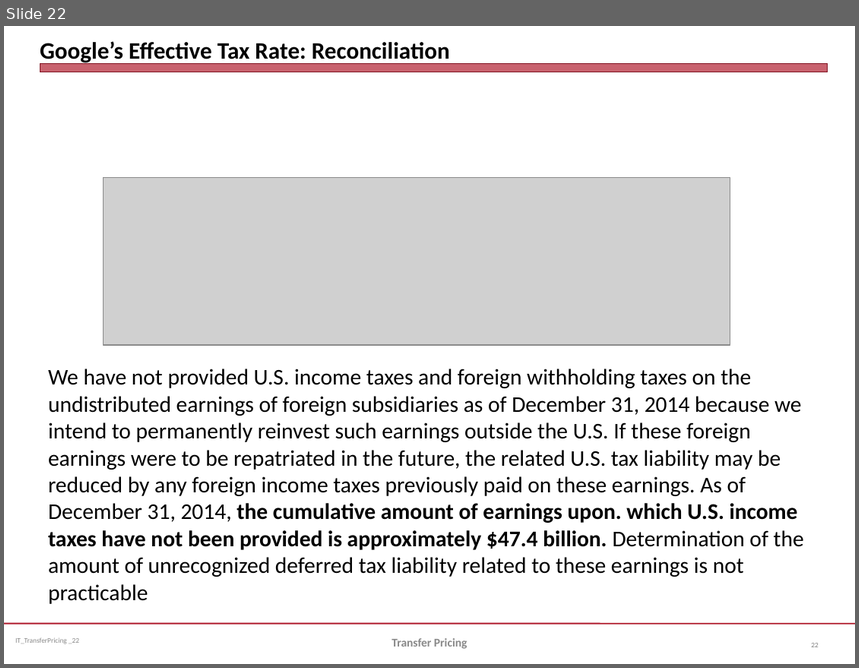
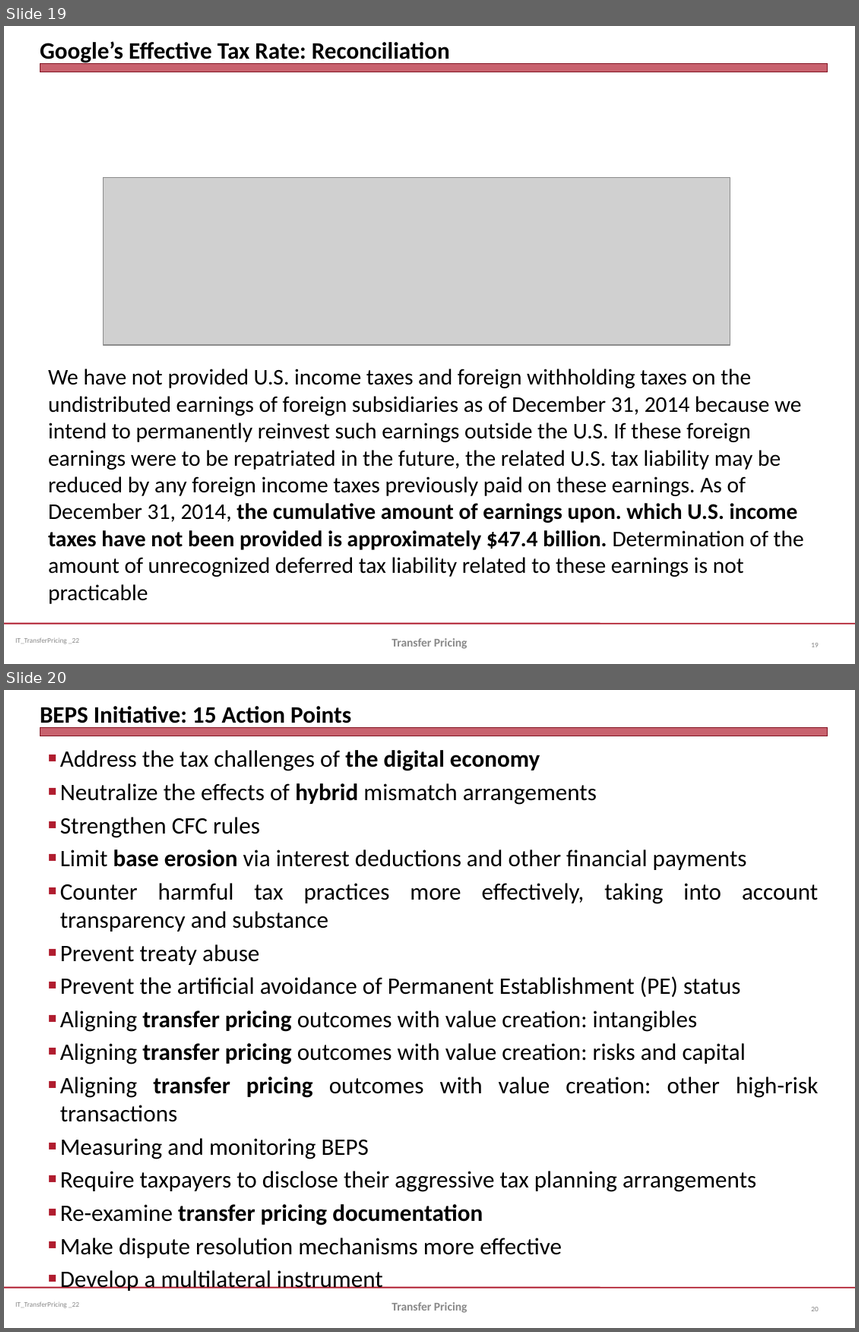
Before and after one commit to jmc877/International-Tax, a slide deck: slides/IT_TransferPricing_2022.pptx. Shown one above the other, each under a label of ours: slide 22 before the commit, slides 19 and 20 after it. The pictures are 859x668 and 859x1332 pixels, drawn with LibreOffice and Linux fonts; fonts in the diff are those of the drawing; grey boxes stand for pictures. Boxes give left, top, right and bottom in pixels: in the first picture for what was removed or moved away, otherwise in the second. Text is boxed around its words. In the diff, an @@ line names an element or a change of style, - is before the commit and + after.

```diff
--- a/slides/IT_TransferPricing_2022.pptx
+++ b/slides/IT_TransferPricing_2022.pptx
@@ slide 20 added at <box>4,690,855,1328</box>, background #FFFFFF; not listed: 3 template elements that a slide beside it also shows @@
@@ title added at <box>40,706,351,729</box>, 20 pt, text #000000, bold @@
+BEPS Initiative: 15 Action Points
@@ text added at <box>60,750,818,1291</box>, 20 pt, text #000000 @@
+■ Address the tax challenges of the digital economy
+■ Neutralize the effects of hybrid mismatch arrangements
+■ Strengthen CFC rules
+■ Limit base erosion via interest deductions and other financial payments
+■ Counter harmful tax practices more effectively, taking into account transparency and substance
+■ Prevent treaty abuse
+■ Prevent the artificial avoidance of Permanent Establishment (PE) status
+■ Aligning transfer pricing outcomes with value creation: intangibles
+■ Aligning transfer pricing outcomes with value creation: risks and capital
+■ Aligning transfer pricing outcomes with value creation: other high-risk transactions
+■ Measuring and monitoring BEPS
+■ Require taxpayers to disclose their aggressive tax planning arrangements
+■ Re-examine transfer pricing documentation
+■ Make dispute resolution mechanisms more effective
+■ Develop a multilateral instrument
@@ text added at <box>392,1303,468,1313</box>, 10 pt, text #898989, bold @@
+Transfer Pricing
@@ page number added at <box>811,1307,818,1312</box>, 6 pt, text #808080 @@
+20
@@ what was slide 22 is now slide 19 @@
```
Also in this commit, not shown: 3 slides changed, 5 other slides added, 4 slides removed, 7 other files.
